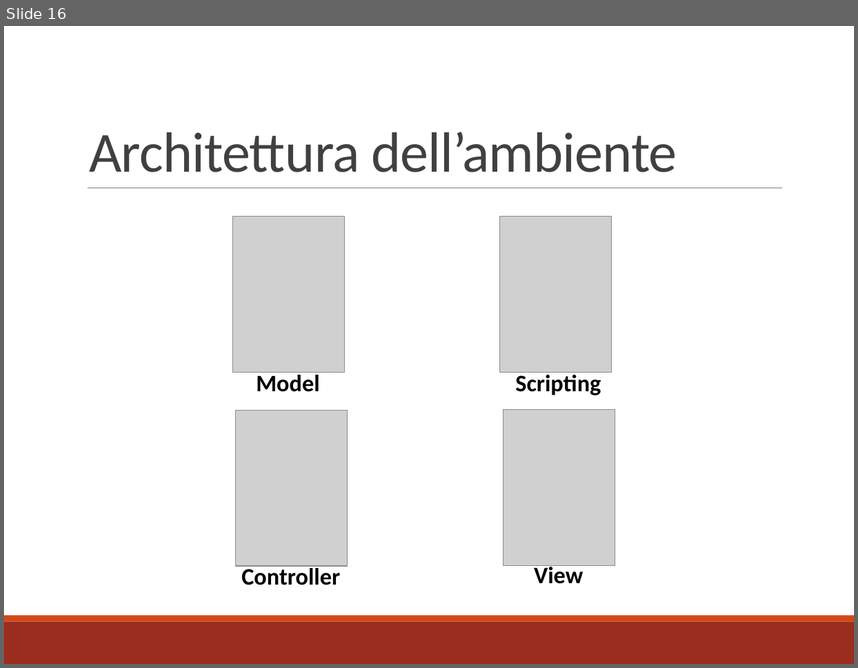
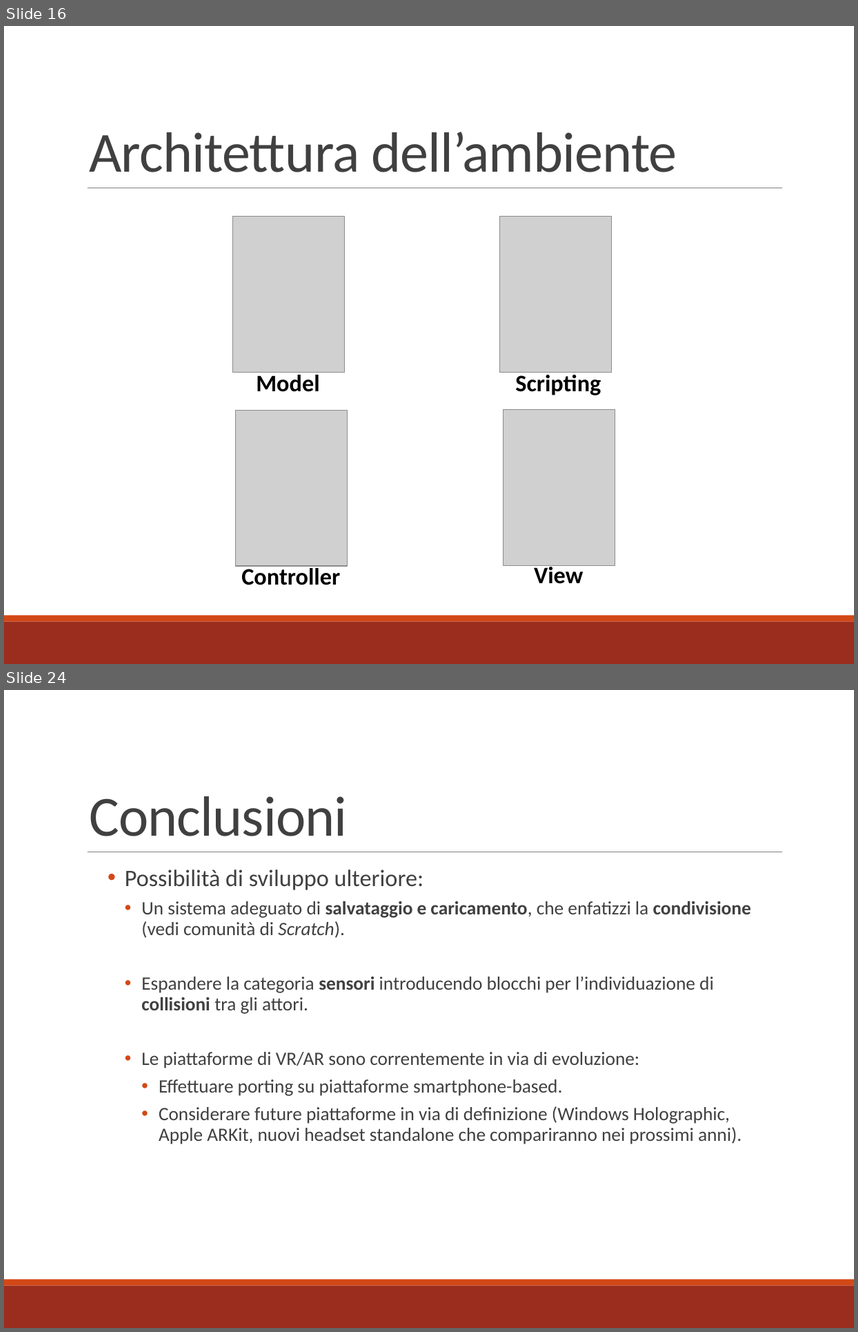
Before and after one commit to mbosc/scartch, a slide deck: Presentazione.pptx. Shown one above the other, each under a label of ours: slide 16 before the commit, slides 16 and 24 after it; the slides between them are not shown. The pictures are 858x668 and 858x1332 pixels, drawn with LibreOffice and Linux fonts; fonts in the diff are those of the drawing; grey boxes stand for pictures. Boxes give left, top, right and bottom in pixels: in the first picture for what was removed or moved away, otherwise in the second. Text is boxed around its words. In the diff, an @@ line names an element or a change of style, - is before the commit and + after.

```diff
--- a/Presentazione.pptx
+++ b/Presentazione.pptx
@@ slide 24 added at [4,690,854,1328], background #FFFFFF; not listed: 3 template elements that a slide beside it also shows @@
@@ title added at [89,796,347,836], 48 pt, text #404040 @@
+Conclusioni
@@ text added at [125,869,751,1144], 16 pt, text #404040 @@
+  • Possibilità di sviluppo ulteriore:
+    • Un sistema adeguato di salvataggio e caricamento, che enfatizzi la condivisione (vedi comunità di Scratch).
+    • Espandere la categoria sensori introducendo blocchi per l’individuazione di collisioni tra gli attori.
+    • Le piattaforme di VR/AR sono correntemente in via di evoluzione:
+      • Effettuare porting su piattaforme smartphone-based.
+      • Considerare future piattaforme in via di definizione (Windows Holographic, Apple ARKit, nuovi headset standalone che compariranno nei prossimi anni).
```
Also in this commit, not shown: 8 slides changed, 2 other slides added, 2 slides removed, 1 other file.
